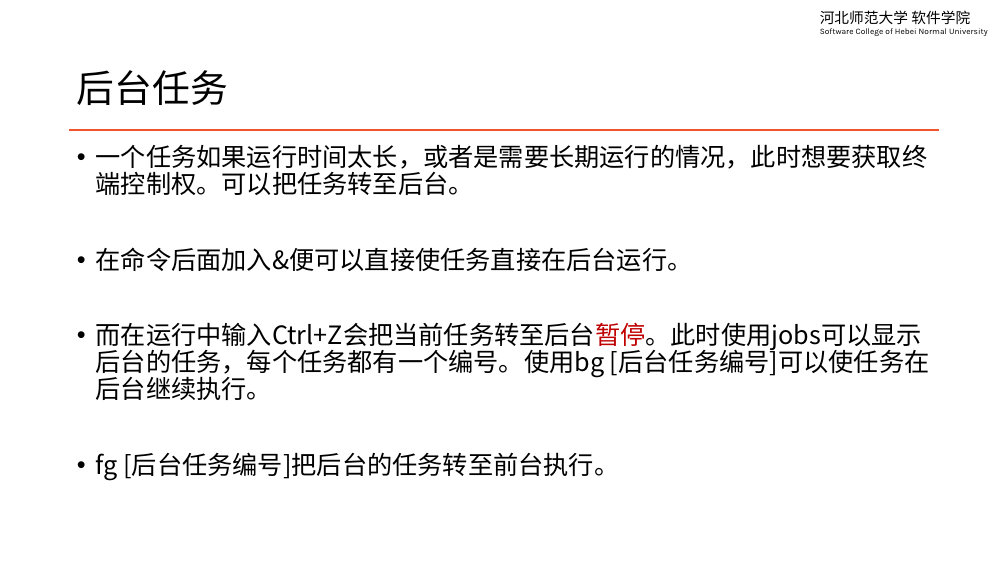
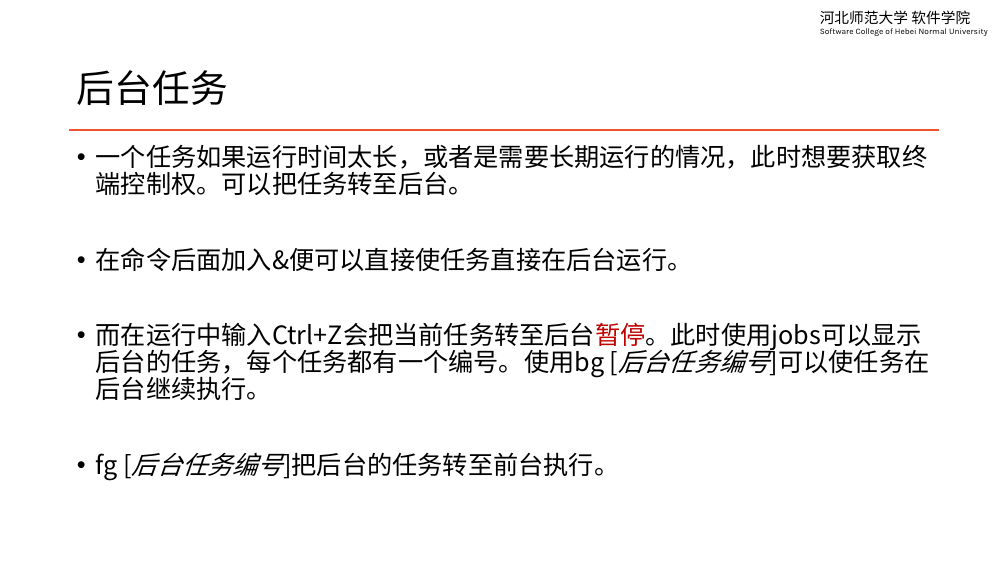
Before and after one commit to edu2act/course-linux-system, a slide deck: slide 8 of materials/slides/ch09-process-managment.pptx. Drawn at 1008x567 pixels with LibreOffice and Linux fonts; fonts in the diff are those of the drawing. Boxes give left, top, right and bottom in pixels: in the first picture for what was removed or moved away, otherwise in the second. Text is boxed around its words. In the diff, an @@ line names an element or a change of style, - is before the commit and + after.

```diff
--- a/materials/slides/ch09-process-managment.pptx
+++ b/materials/slides/ch09-process-managment.pptx
@@ text at (x1=96, y1=322, x2=930, y2=481): italic on in "[后台任务编号]可以使任务在后台继续执行。", "[后台任务编号]把后台的任务转至前台执行。" @@
```
Also in this commit, not shown: 2 other slides changed, 2 slides added, 3 other files.
